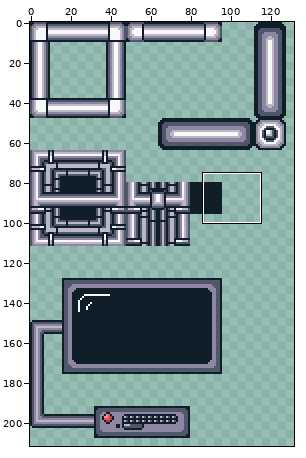
Two states of a sprite sheet, assets/images/commonTileset.png. The picture above shows the old version from afar; the outline marks the close-up.
Close-up. As it was:
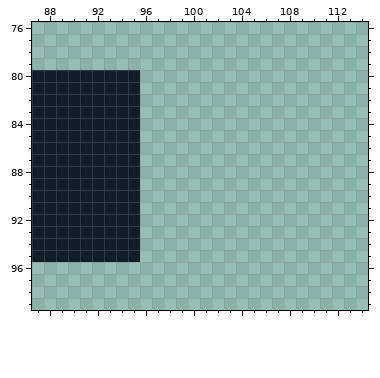
The file is 480x480 pixels, drawn in blocks of 2x2; one block is one cell here. Shown: x 87..114, y 76..99. The wide view leaves out empty margins.
The same view after the edit:
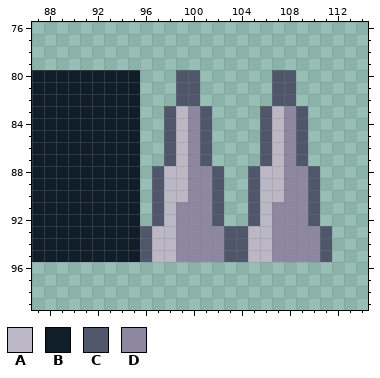
Palette (. is transparent): A #bcb7c5  B #101e29  C #50576b  D #8d87a2
Edits made:
y 80..82: x 99..100 .. -> CC; x 107..108 .. -> CC
y 83..87: x 98..101 .... -> CADC; x 106..109 .... -> CADC
y 88..90: x 97..102 ...... -> CAADDC; x 105..110 ...... -> CAADDC
y 91..92: x 97..102 ...... -> CADDDC; x 105..110 ...... -> CADDDC
y 93..95: x 96..111 ................ -> CAADDDDCCAADDDDC
Pixel boxes of the changes (left, top, right, bottom) in both close-ups:
added: (140, 70, 332, 262)
